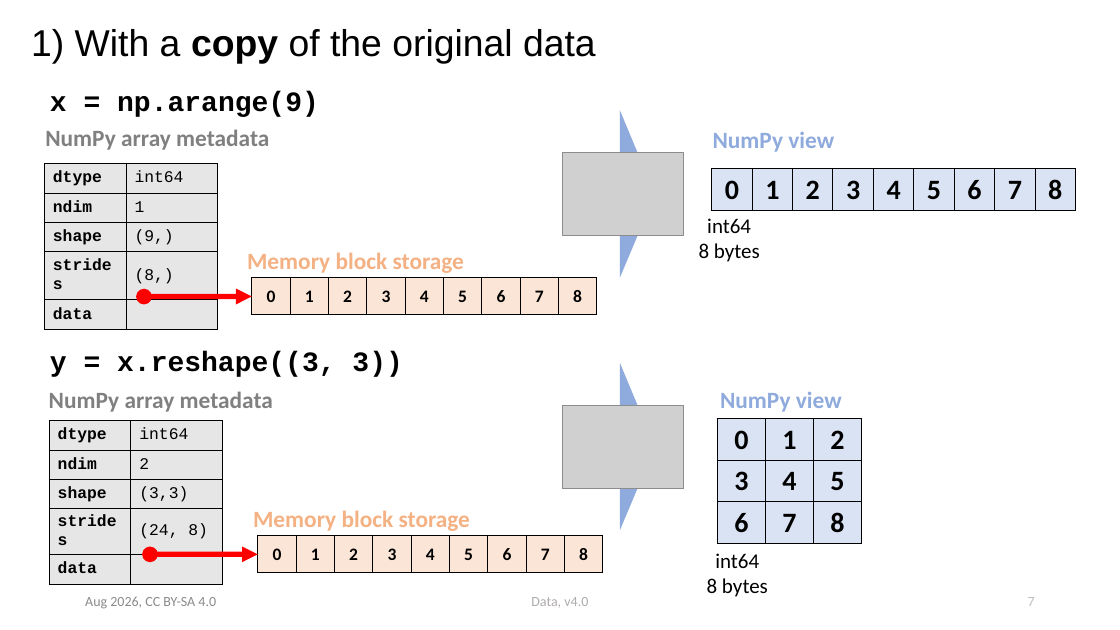
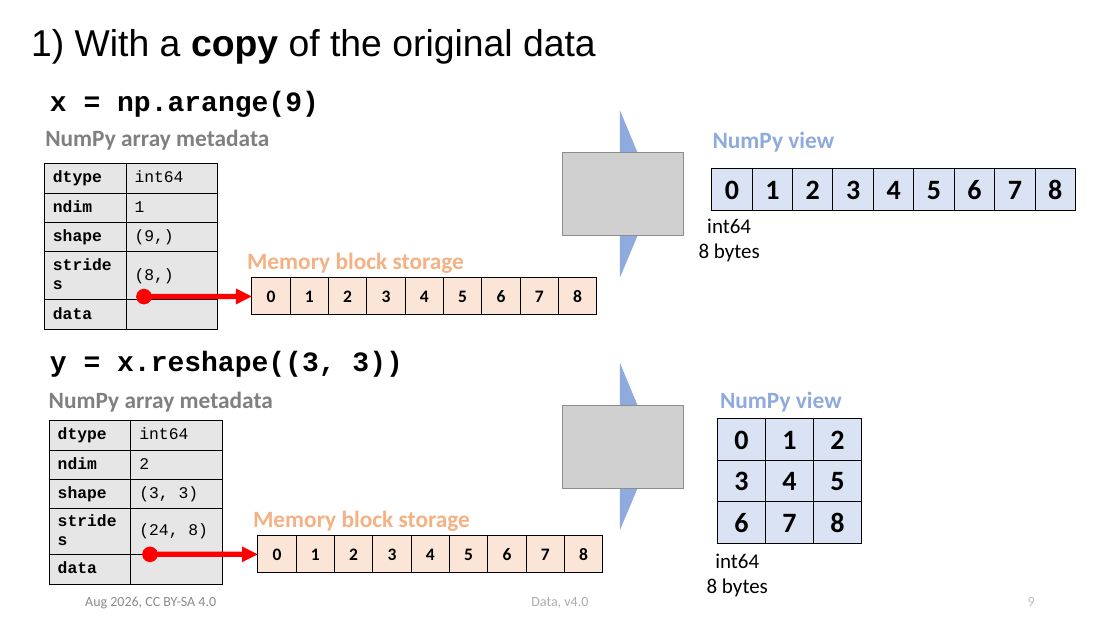
Before and after one commit to ASPP/data_class, a slide deck: slide 9 of numpy.pptx (slide 7 before the commit). Drawn at 1120x630 pixels with LibreOffice and Linux fonts; fonts in the diff are those of the drawing; grey boxes stand for pictures. Boxes give left, top, right and bottom in pixels: in the first picture for what was removed or moved away, otherwise in the second. Text is boxed around its words. In the diff, an @@ line names an element or a change of style, - is before the commit and + after.

```diff
--- a/numpy.pptx
+++ b/numpy.pptx
@@ table at (x1=50, y1=421, x2=223, y2=577) @@
-row 3, column 2: (3,3)
+row 3, column 2: (3, 3)
@@ page number at (x1=1028, y1=597, x2=1035, y2=606): text changed @@
-7
+9
```
Also in this commit, not shown: 19 other slides changed, 5 slides added.
